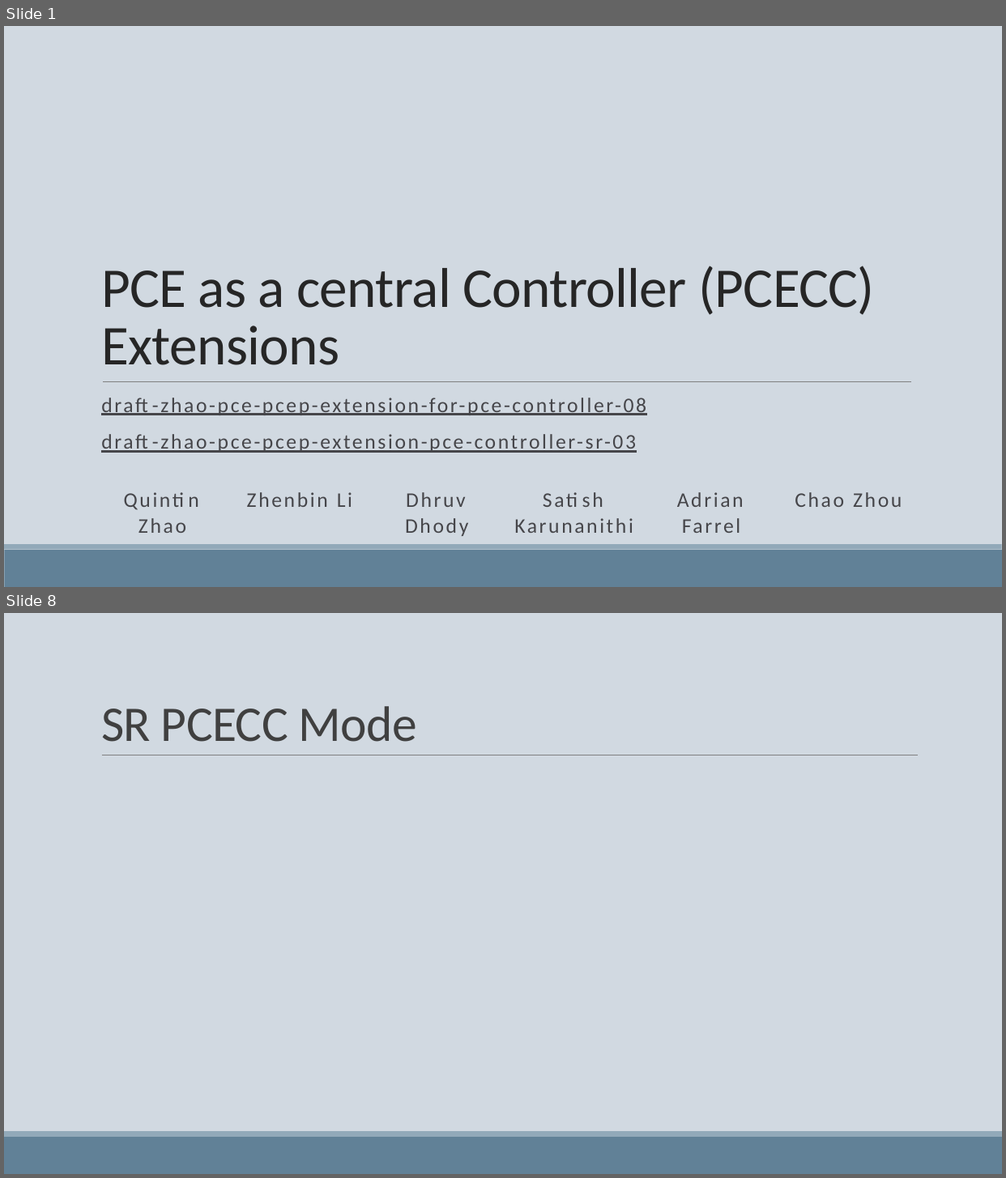
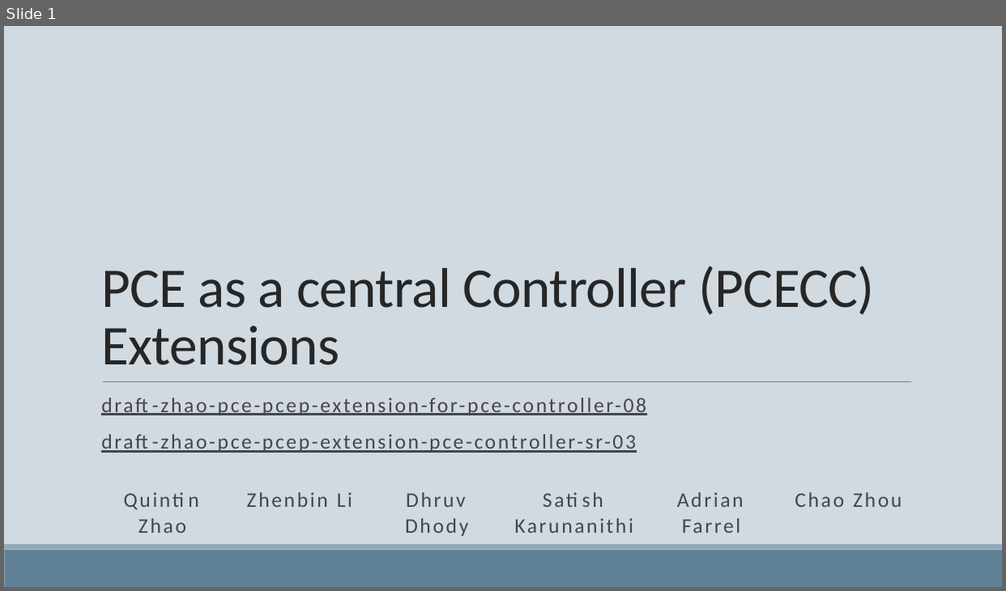
Before and after one commit to dhruvdhody-huawei/102, a slide deck: IETF 102 PCE WG PCECC.pptx. Shown one above the other, each under a label of ours: slides 1 and 8 before the commit, slide 1 after it; the slides between them are not shown. The pictures are 1006x1178 and 1006x591 pixels, drawn with LibreOffice and Linux fonts; fonts in the diff are those of the drawing. Boxes give left, top, right and bottom in pixels: in the first picture for what was removed or moved away, otherwise in the second. Text is boxed around its words. In the diff, an @@ line names an element or a change of style, - is before the commit and + after.

```diff
--- a/IETF 102 PCE WG PCECC.pptx
+++ b/IETF 102 PCE WG PCECC.pptx
@@ slide 8 removed at [4, 613, 1002, 1174], background #D1D9E1; not listed: 2 template elements that a slide beside it also shows @@
@@ title removed at [101, 706, 417, 742] @@
-SR PCECC Mode
@@ line removed from (102, 756) to (918, 756) @@
```
Also in this commit, not shown: 1 slide changed, 15 slides added, 6 other slides removed.
